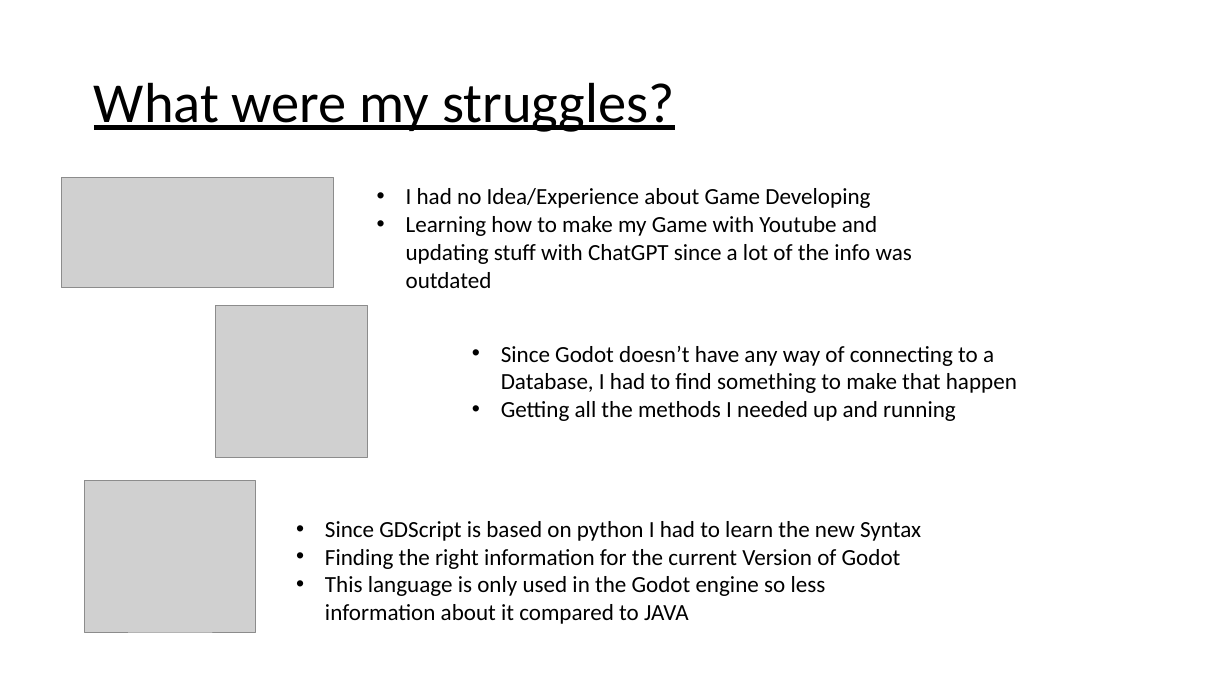
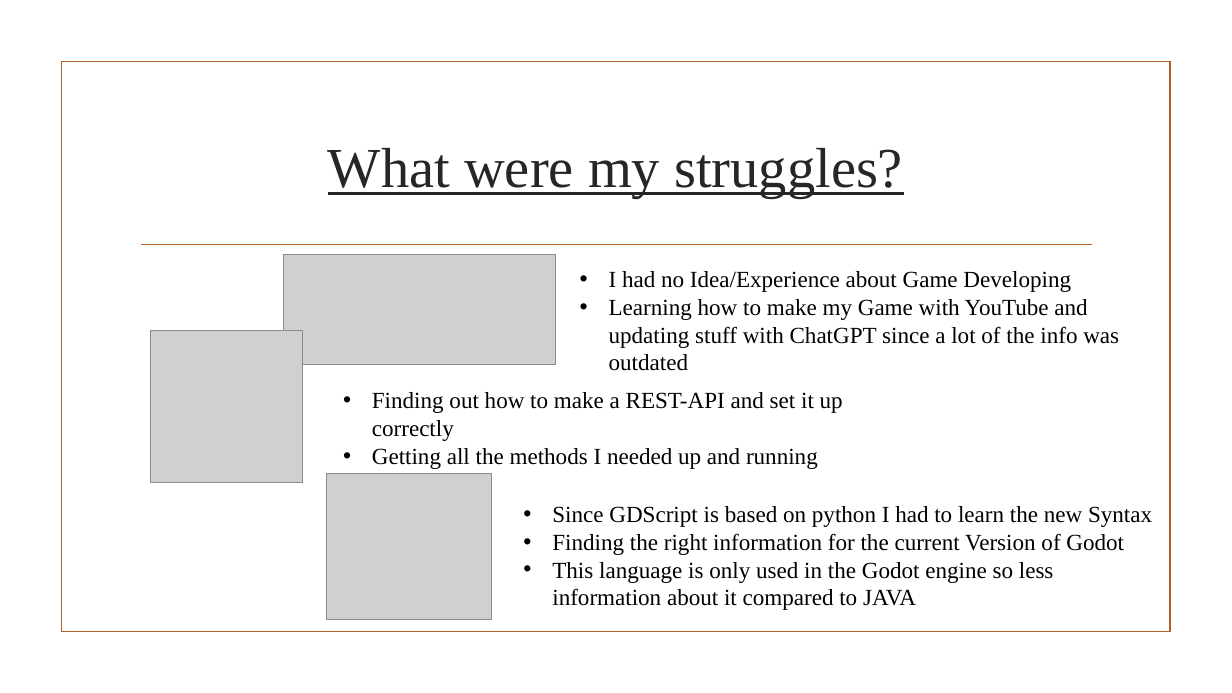
Before and after one commit to Niteh0wk/TheTalesOfGodric, a slide deck: slide 3 of TheTalesOfGodric.pptx. Drawn at 1232x693 pixels with LibreOffice and Linux fonts; fonts in the diff are those of the drawing; grey boxes stand for pictures; background and template pictures are left out. Boxes give left, top, right and bottom in pixels: in the first picture for what was removed or moved away, otherwise in the second. Text is boxed around its words. In the diff, an @@ line names an element or a change of style, - is before the commit and + after.

```diff
--- a/TheTalesOfGodric.pptx
+++ b/TheTalesOfGodric.pptx
@@ rectangle added at (x1=61, y1=62, x2=1170, y2=632), outline #B15E28 1.25 pt @@
@@ title "What were my struggles?" moved from (x1=94, y1=82, x2=674, y2=132) to (x1=328, y1=148, x2=903, y2=198) @@
@@ title "What were my struggles?" at (x1=328, y1=148, x2=903, y2=198): font Calibri to Times New Roman, text colour #000000 to #262626; alignment left to centre; line spacing 0.9 to 1 @@
@@ line added from (141, 245) to (1092, 245), #B15E28 1.25 pt @@
@@ picture moved from (x1=62, y1=177, x2=335, y2=287) to (x1=284, y1=254, x2=556, y2=364) @@
@@ text "I had no Idea/Experience about ..." moved from (x1=406, y1=188, x2=912, y2=288) to (x1=609, y1=271, x2=1119, y2=371) @@
@@ text at (x1=609, y1=299, x2=1119, y2=371): text changed; font Calibri to Times New Roman @@
-• Learning how to make my Game with Youtube and updating stuff with ChatGPT since a lot of the info was outdated
+• Learning how to make my Game with YouTube and updating stuff with ChatGPT since a lot of the info was outdated
@@ text at (x1=609, y1=271, x2=1071, y2=292): font Calibri to Times New Roman in "I had no Idea/Experience about Game Developing" @@
@@ picture moved from (x1=216, y1=305, x2=368, y2=457) to (x1=151, y1=330, x2=302, y2=482) @@
@@ text "Finding out how to make ..." moved from (x1=501, y1=346, x2=1017, y2=421) to (x1=372, y1=392, x2=843, y2=469) @@
@@ text at (x1=372, y1=392, x2=843, y2=441): text changed; font Calibri to Times New Roman @@
-• Since Godot doesn’t have any way of connecting to a Database, I had to find something to make that happen
+• Finding out how to make a REST-API and set it up correctly
@@ text at (x1=372, y1=448, x2=818, y2=469): font Calibri to Times New Roman in "Getting all the methods I needed up ..." @@
@@ picture resized from (x1=85, y1=482, x2=256, y2=633) to (x1=326, y1=474, x2=492, y2=620) @@
@@ text "Since GDScript is based on ..." moved from (x1=325, y1=521, x2=921, y2=624) to (x1=552, y1=506, x2=1152, y2=610) @@
@@ text "Since GDScript is based on ..." at (x1=552, y1=506, x2=1152, y2=610): font Calibri to Times New Roman @@
```
Also in this commit, not shown: 7 other slides changed, 2 slides added, 2 other files.
